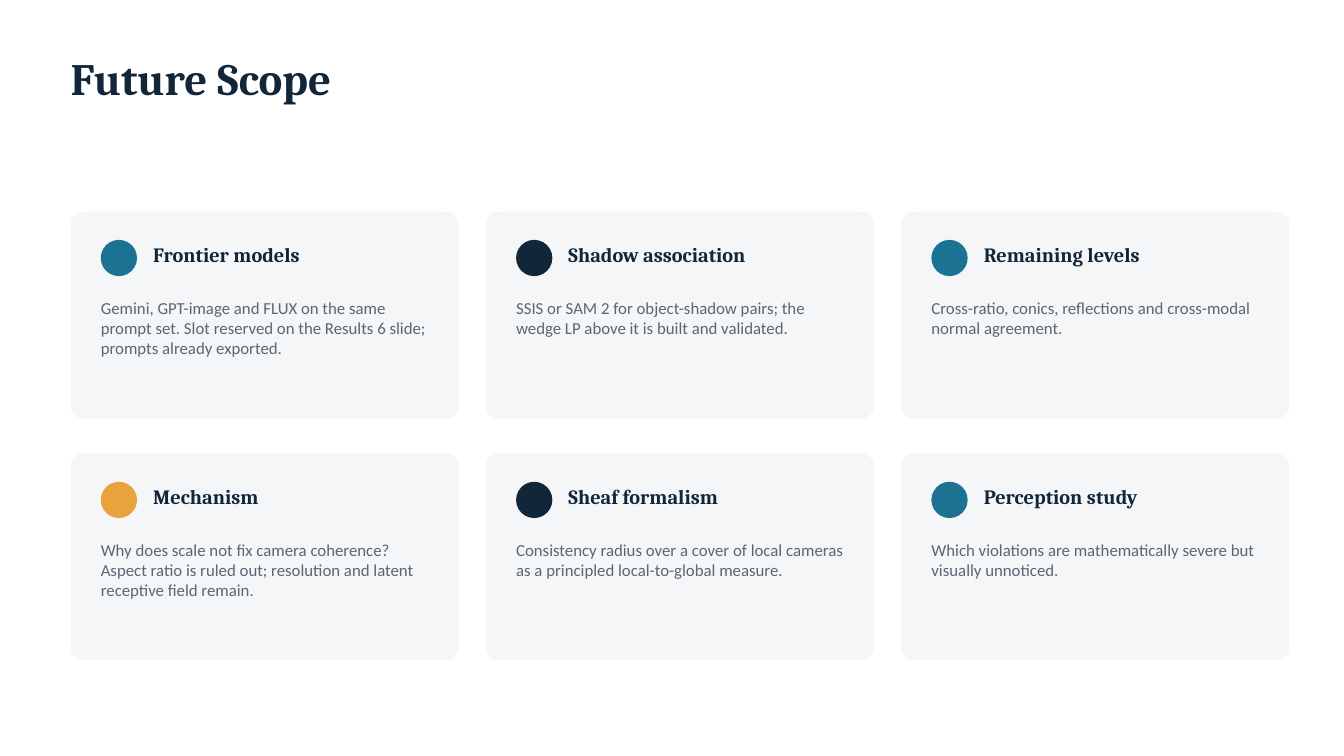
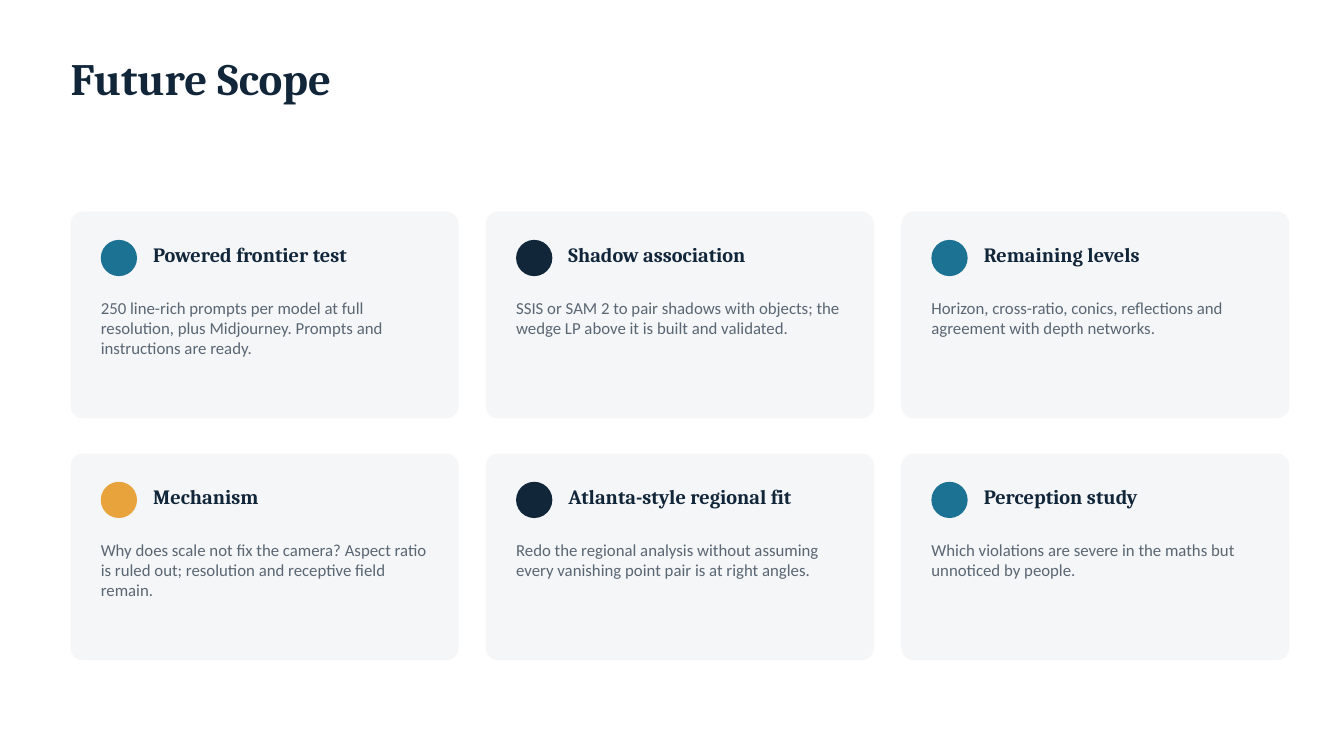
Before and after one commit to eesha5/vanishing-truth, a slide deck: slide 20 of docs/report/CA3_Presentation_Geometric_Consistency.pptx (slide 19 before the commit). Drawn at 1344x756 pixels with LibreOffice and Linux fonts; fonts in the diff are those of the drawing. Boxes give left, top, right and bottom in pixels: in the first picture for what was removed or moved away, otherwise in the second. Text is boxed around its words. In the diff, an @@ line names an element or a change of style, - is before the commit and + after.

```diff
--- a/docs/report/CA3_Presentation_Geometric_Consistency.pptx
+++ b/docs/report/CA3_Presentation_Geometric_Consistency.pptx
@@ text at <box>153,247,347,262</box>: text changed @@
-Frontier models
+Powered frontier test
@@ text at <box>101,302,383,357</box>: text changed @@
-Gemini, GPT-image and FLUX on the same prompt set. Slot reserved on the Results 6 slide; prompts already exported.
+250 line-rich prompts per model at full resolution, plus Midjourney. Prompts and instructions are ready.
@@ text at <box>516,302,840,337</box>: text changed @@
-SSIS or SAM 2 for object-shadow pairs; the wedge LP above it is built and validated.
+SSIS or SAM 2 to pair shadows with objects; the wedge LP above it is built and validated.
@@ text at <box>931,302,1223,337</box>: text changed @@
-Cross-ratio, conics, reflections and cross-modal normal agreement.
+Horizon, cross-ratio, conics, reflections and agreement with depth networks.
@@ text at <box>568,489,791,509</box>: text changed @@
-Sheaf formalism
+Atlanta-style regional fit
@@ text at <box>101,544,427,596</box>: text changed @@
-Why does scale not fix camera coherence? Aspect ratio is ruled out; resolution and latent receptive field remain.
+Why does scale not fix the camera? Aspect ratio is ruled out; resolution and receptive field remain.
@@ text at <box>516,544,818,579</box>: text changed @@
-Consistency radius over a cover of local cameras as a principled local-to-global measure.
+Redo the regional analysis without assuming every vanishing point pair is at right angles.
@@ text at <box>931,544,1234,579</box>: text changed @@
-Which violations are mathematically severe but visually unnoticed.
+Which violations are severe in the maths but unnoticed by people.
```
Also in this commit, not shown: 17 other slides changed, 3 slides added, 2 slides removed, 7 other files.
